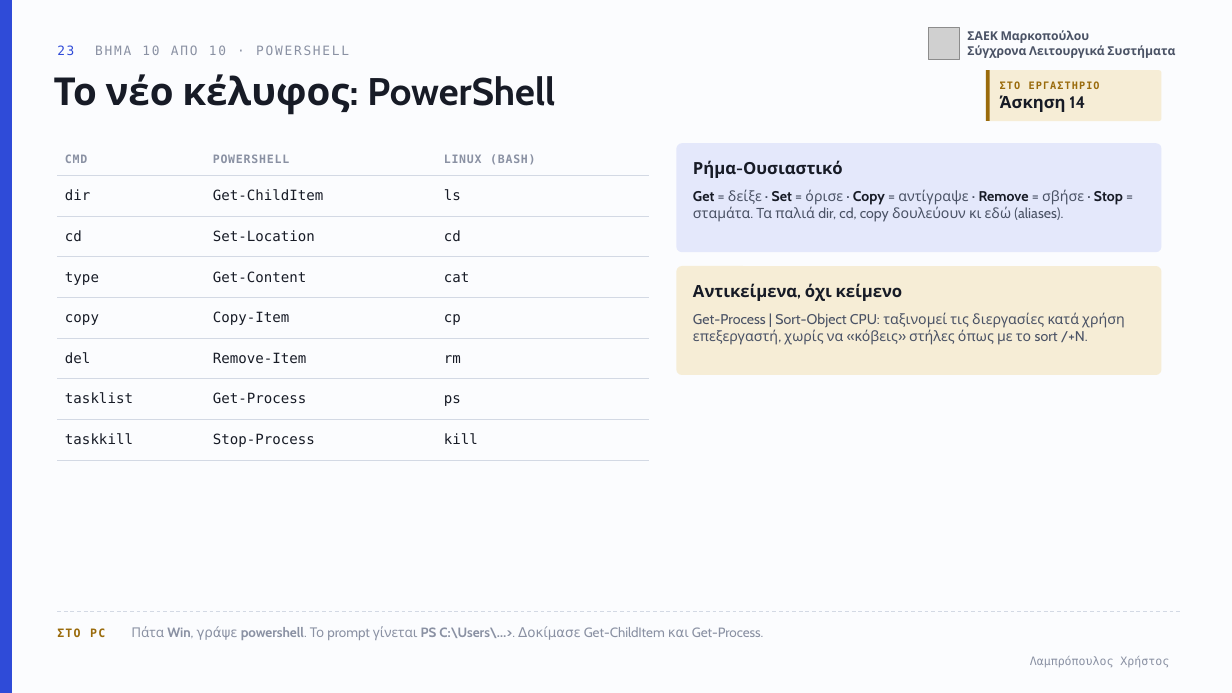
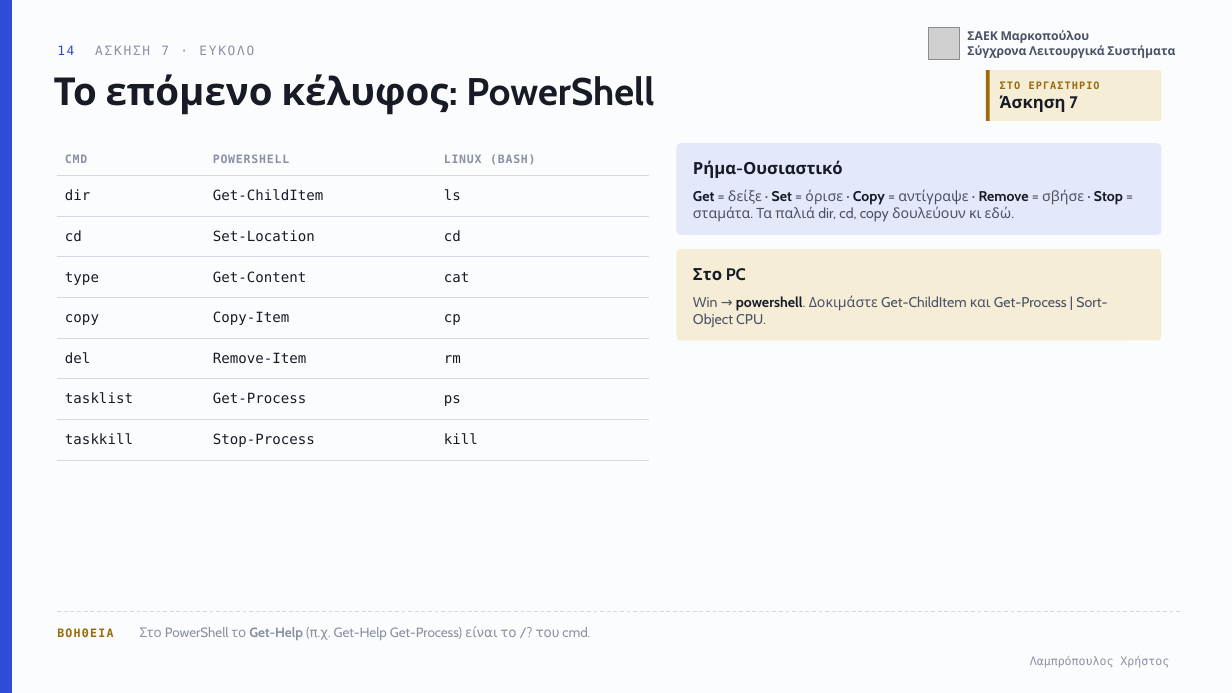
Before and after one commit to xristlamp/LAMPROPOULOS, a slide deck: slide 14 of files/markopoulo/sls-05-cmd.pptx (slide 23 before the commit). Drawn at 1232x693 pixels with LibreOffice and Linux fonts; fonts in the diff are those of the drawing; grey boxes stand for pictures. Boxes give left, top, right and bottom in pixels: in the first picture for what was removed or moved away, otherwise in the second. Text is boxed around its words. In the diff, an @@ line names an element or a change of style, - is before the commit and + after.

```diff
--- a/files/markopoulo/sls-05-cmd.pptx
+++ b/files/markopoulo/sls-05-cmd.pptx
@@ text at (57, 45, 254, 55): text changed @@
-23 ΒΗΜΑ 10 ΑΠΟ 10 · POWERSHELL
+14 ΑΣΚΗΣΗ 7 · ΕΥΚΟΛΟ
@@ text at (54, 74, 654, 115): text changed @@
-Το νέο κέλυφος: PowerShell
+Το επόμενο κέλυφος: PowerShell
@@ text at (1000, 95, 1078, 112): text changed @@
-Άσκηση 14
+Άσκηση 7
@@ rounded rectangle: place and size @@
-rounded rectangle at (677, 143, 1162, 252)
+rounded rectangle at (677, 143, 1162, 235)
@@ text at (693, 189, 1123, 222): text changed @@
-Get = δείξε · Set = όρισε · Copy = αντίγραψε · Remove = σβήσε · Stop = σταμάτα. Τα παλιά dir, cd, copy δουλεύουν κι εδώ (aliases).
+Get = δείξε · Set = όρισε · Copy = αντίγραψε · Remove = σβήσε · Stop = σταμάτα. Τα παλιά dir, cd, copy δουλεύουν κι εδώ.
@@ rounded rectangle: place and size @@
-rounded rectangle at (677, 266, 1162, 375)
+rounded rectangle at (677, 249, 1162, 340)
@@ text at (693, 268, 746, 280): text changed @@
-Αντικείμενα, όχι κείμενο
+Στο PC
@@ text at (693, 295, 1107, 327): text changed @@
-Get-Process | Sort-Object CPU: ταξινομεί τις διεργασίες κατά χρήση επεξεργαστή, χωρίς να «κόβεις» στήλες όπως με το sort /+N.
+Win → powershell. Δοκιμάστε Get-ChildItem και Get-Process | Sort-Object CPU.
@@ text at (57, 626, 590, 640): text changed @@
-ΣΤΟ PC Πάτα Win, γράψε powershell. Το prompt γίνεται PS C:\Users\…>. Δοκίμασε Get-ChildItem και Get-Process.
+ΒΟΗΘΕΙΑ Στο PowerShell το Get-Help (π.χ. Get-Help Get-Process) είναι το /? του cmd.
```
Also in this commit, not shown: 9 other slides changed, 7 slides added, 18 slides removed, 7 other files.
